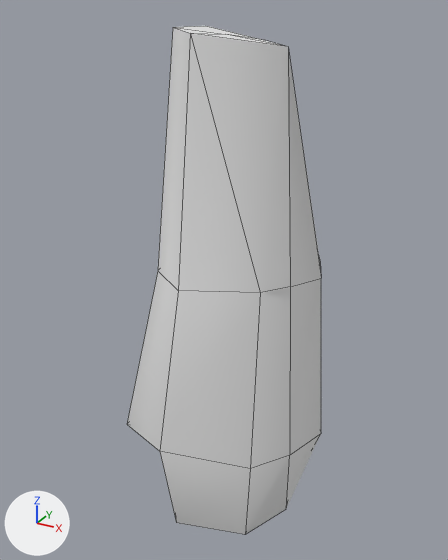
Renders of the OBJ model Assets/models/model_pillar_2.obj from each side of a commit.
One viewpoint serves both versions: a 50 mm lens placed at (8.6, -17.11, 14.81), pointed at (-0.47, -0.61, 6.56). Arrows for +X, +Y and +Z are at lower left; the lights stay in place. Mesh edges are drawn as thin lines. Where no turn or scale is listed for an object, it has been applied to the vertices.

Names of what the first picture shows: 'model_pillar_2'.
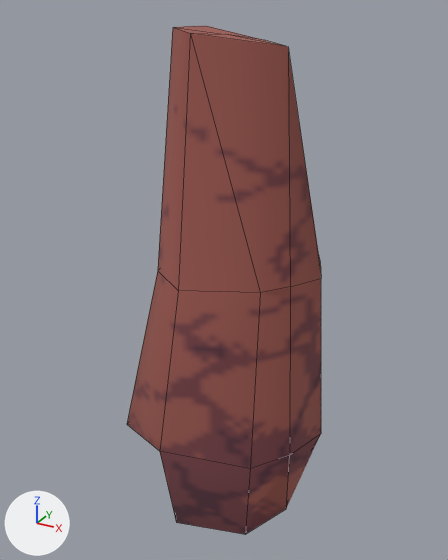
Boxes [x1, y1, x2, y2] around the edits, measured in the pictures (448 x 560 px):
```json
{"object": "model_pillar_2", "change": "recoloured", "before": [127, 26, 321, 534], "after": [127, 26, 321, 534], "on screen": "grey to brown"}
```

Edits to the scene script, one JSON object a line:
```json
{"op": "add", "block": "img_tex_pillar_4_png", "code": ["img_tex_pillar_4_png = load_image('tex_pillar_4.png', 'tex_pillar_4.png', 128, 128, 'sRGB')"]}
{"op": "add", "block": "mat_mtl_pillar_2", "code": ["mat_mtl_pillar_2 = principled_material('mtl_pillar_2')", "mat_mtl_pillar_2.texture = img_tex_pillar_4_png", "mat_mtl_pillar_2.roughness = 1.0"]}
{"block": "me_model_pillar_2", "where": "me_model_pillar_2.from_pydata(...)  # 30 vertices, 34 faces; spans x -3.2..3.2, y -4.0..2.4, z -3.0..14.3"}
{"op": "remove", "block": "me_model_pillar_2", "code": "me_model_pillar_2.materials.append(mat_lambert7sg)  # white #e7e7e7"}
{"op": "add", "block": "me_model_pillar_2", "code": "me_model_pillar_2.materials.append(mat_mtl_pillar_2)  # picture img_tex_pillar_4_png"}
```
